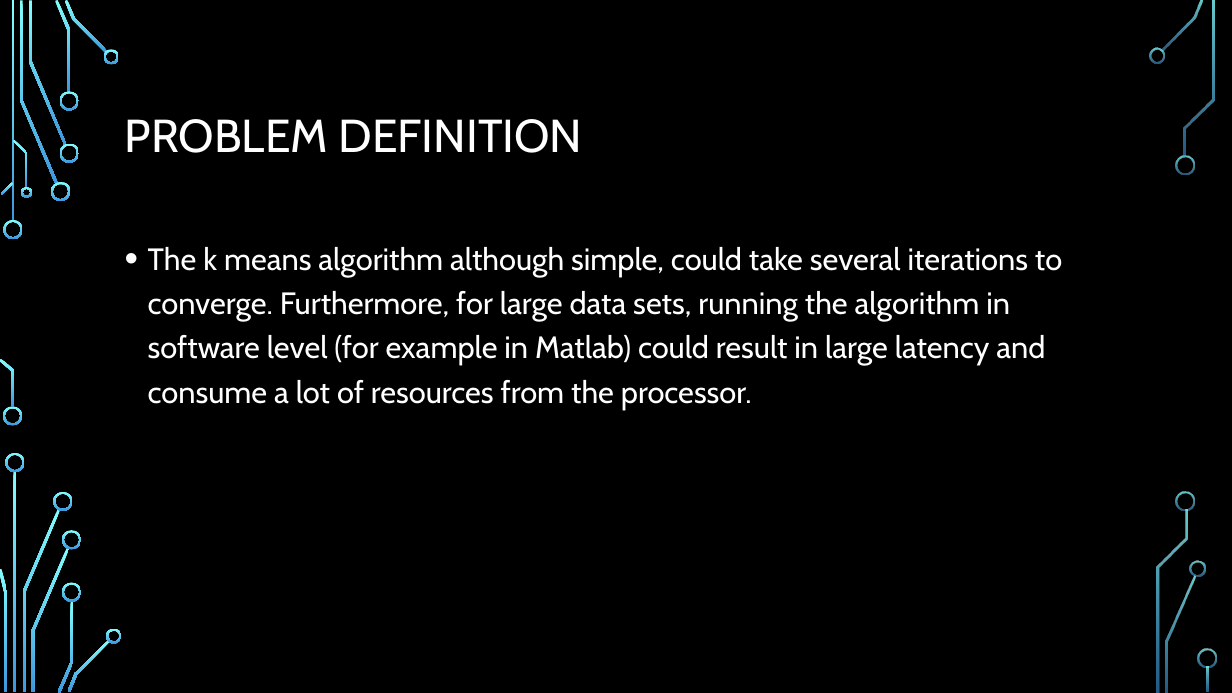
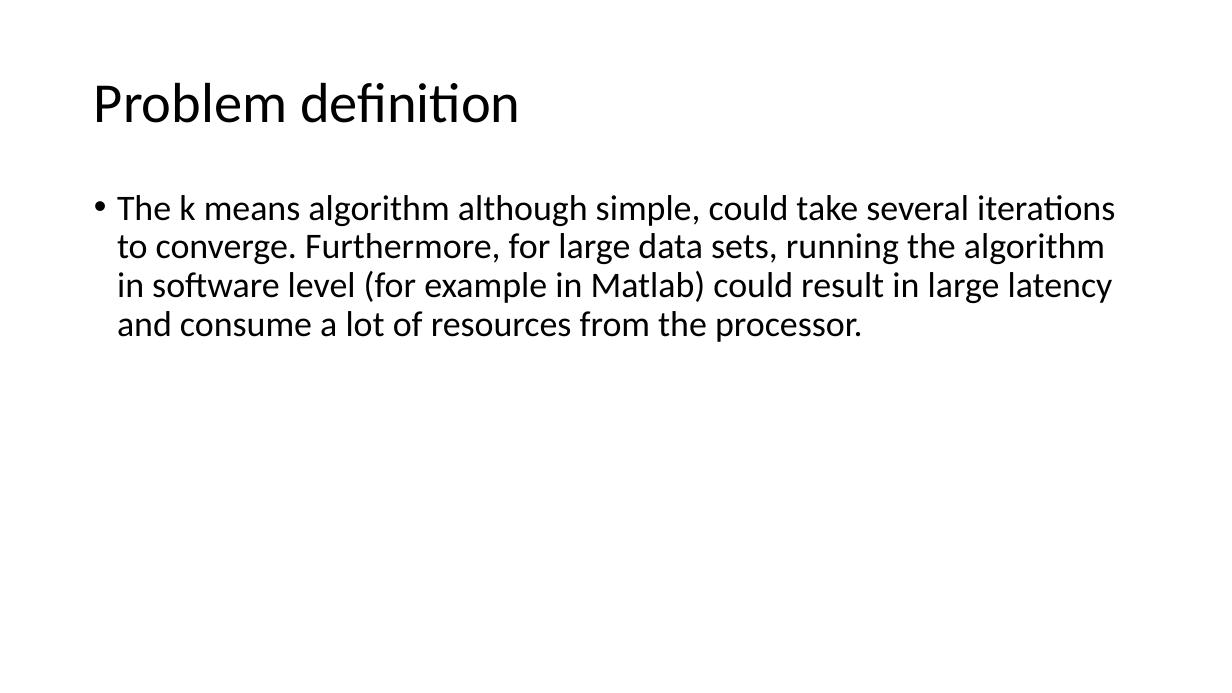
Before and after one commit to liotahuf/project_k_means, a slide deck: slide 14 of Midle presentation.pptx. Drawn at 1232x693 pixels with LibreOffice and Linux fonts; fonts in the diff are those of the drawing; background and template pictures are left out. Boxes give left, top, right and bottom in pixels: in the first picture for what was removed or moved away, otherwise in the second. Text is boxed around its words. In the diff, an @@ line names an element or a change of style, - is before the commit and + after.

```diff
--- a/Midle presentation.pptx
+++ b/Midle presentation.pptx
@@ background picture (left out) to #FFFFFF @@
@@ title at [94,82,521,123]: text changed; size 36 to 44 pt; font Cabin to Calibri; text colour #FFFFFF to #000000 @@
-PROBLEM DEFINITION
+Problem definition
@@ text "The k means algorithm although ...": place and size @@
-text "The k means algorithm although ..." at [148,247,1062,409]
+text "The k means algorithm although ..." at [117,195,1115,342]
@@ text "The k means algorithm although ..." at [117,195,1115,342]: size 24 to 28 pt, font Cabin to Calibri, text colour #FFFFFF to #000000; line spacing 1.2 to 0.9 @@
@@ group removed at [0,0,1217,693]: 33 freeform shapes, 3 rectangles @@
```
Also in this commit, not shown: 47 other slides changed, 2 other files.
